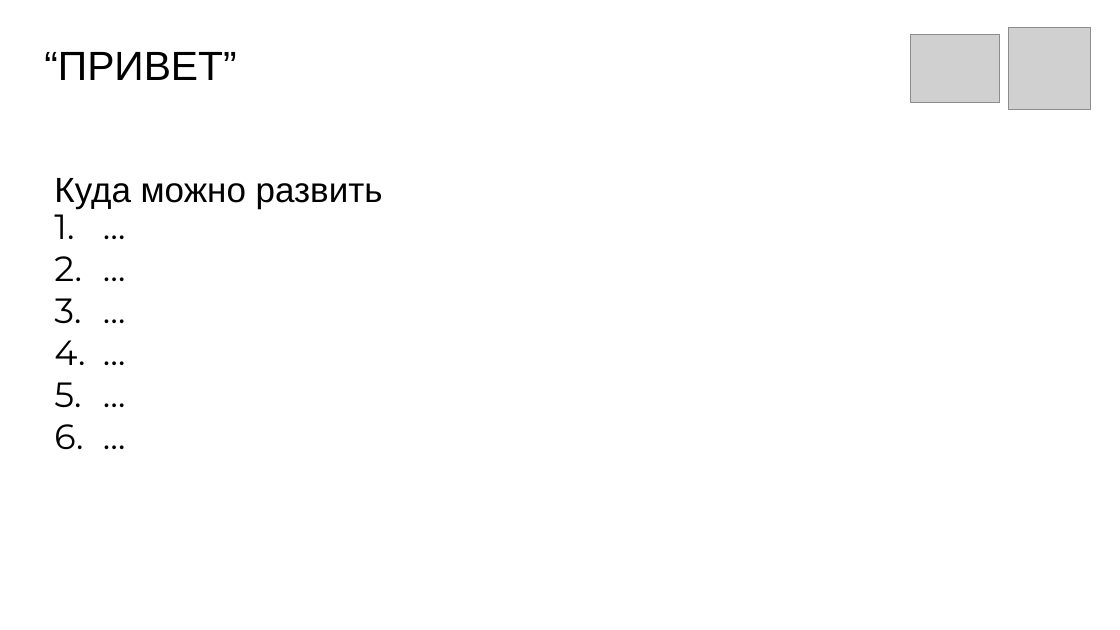
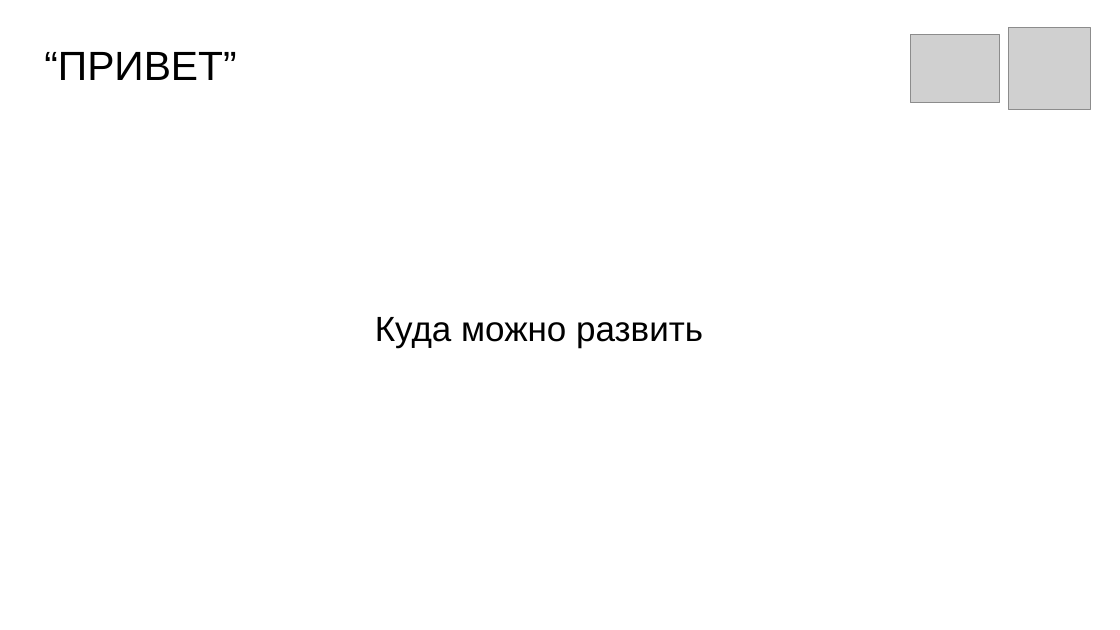
Before and after one commit to ivanbalashov239/muzicist, a slide deck: slide 10 of muzicist.pptx (slide 12 before the commit). Drawn at 1120x630 pixels with LibreOffice and Linux fonts; fonts in the diff are those of the drawing; grey boxes stand for pictures. Boxes give left, top, right and bottom in pixels: in the first picture for what was removed or moved away, otherwise in the second. Text is boxed around its words. In the diff, an @@ line names an element or a change of style, - is before the commit and + after.

```diff
--- a/muzicist.pptx
+++ b/muzicist.pptx
@@ text removed at (51, 227, 1069, 434) @@
-1. …
-2. …
-3. …
-4. …
-5. …
-6. …
@@ text "Куда можно развить": place and size @@
-text "Куда можно развить" at (54, 178, 383, 209)
+text "Куда можно развить" at (375, 317, 703, 348)
@@ text "Куда можно развить" at (375, 317, 703, 348): alignment left to centre @@
```
Also in this commit, not shown: 6 other slides changed, 2 slides added, 4 slides removed.
